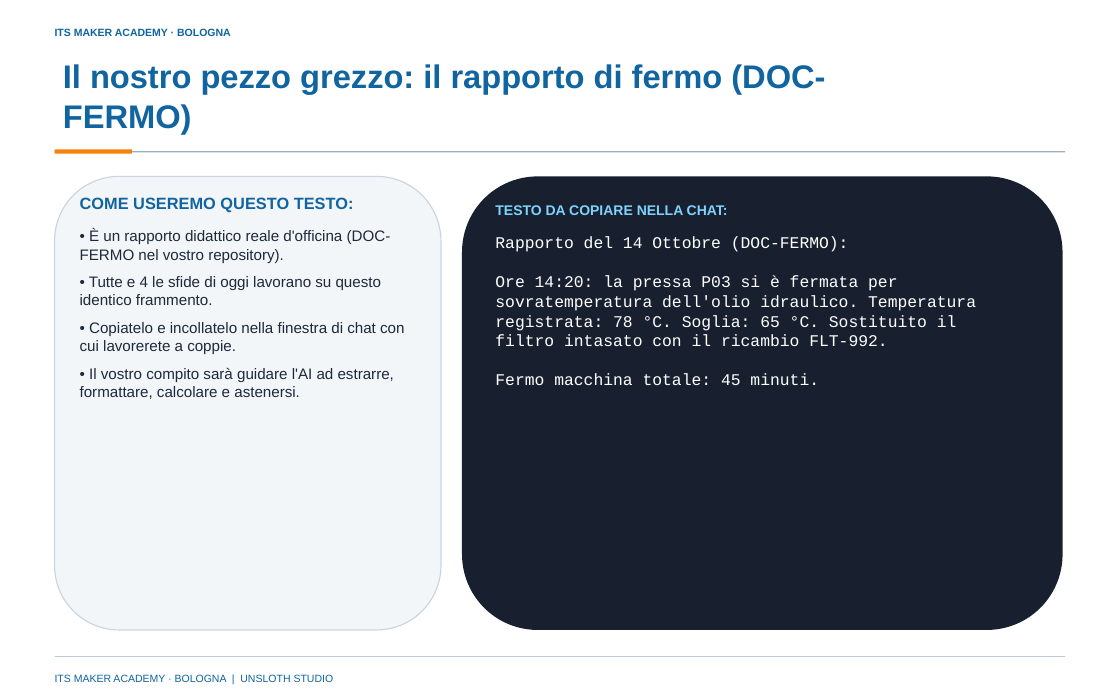
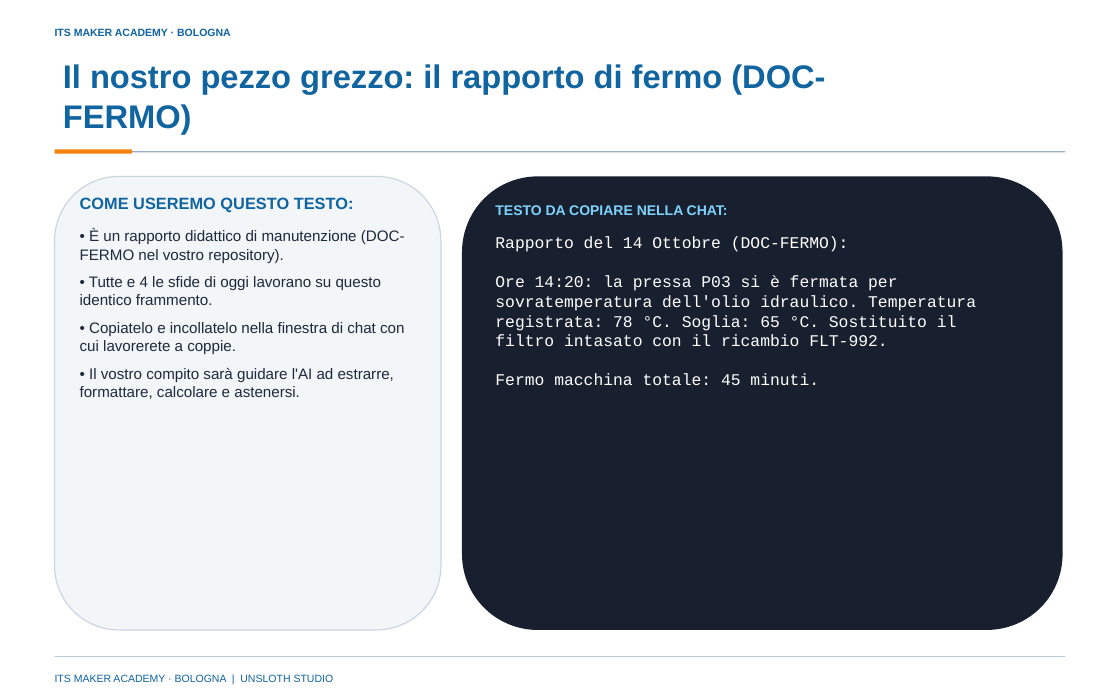
Before and after one commit to franzo9393/ITSCorso_UnslothStudio-Git, a slide deck: slide 3 of lezione 2 - 28 ottobre 2026/Lezione2_Prompting_e_Pratica_ITS_MAKER.pptx. Drawn at 1120x700 pixels with LibreOffice and Linux fonts; fonts in the diff are those of the drawing; background and template pictures are left out. Boxes give left, top, right and bottom in pixels: in the first picture for what was removed or moved away, otherwise in the second. Text is boxed around its words. In the diff, an @@ line names an element or a change of style, - is before the commit and + after.

```diff
--- a/lezione 2 - 28 ottobre 2026/Lezione2_Prompting_e_Pratica_ITS_MAKER.pptx
+++ b/lezione 2 - 28 ottobre 2026/Lezione2_Prompting_e_Pratica_ITS_MAKER.pptx
@@ text at bbox=[80, 229, 405, 263]: text changed @@
-• È un rapporto didattico reale d'officina (DOC-FERMO nel vostro repository).
+• È un rapporto didattico di manutenzione (DOC-FERMO nel vostro repository).
```
Also in this commit, not shown: 4 other slides changed, 7 other files.
